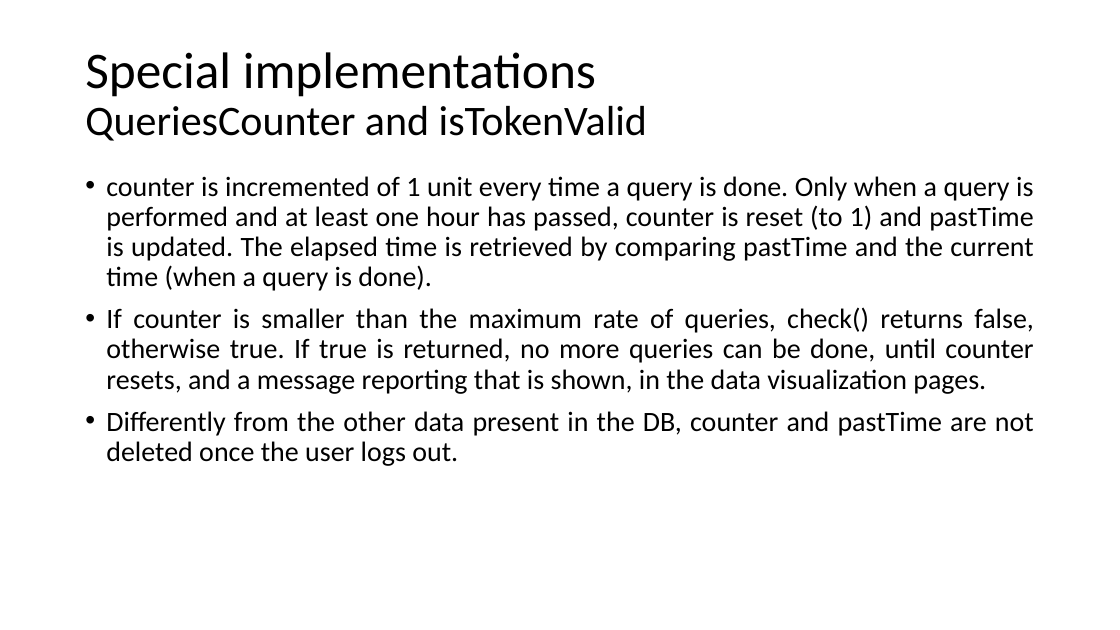
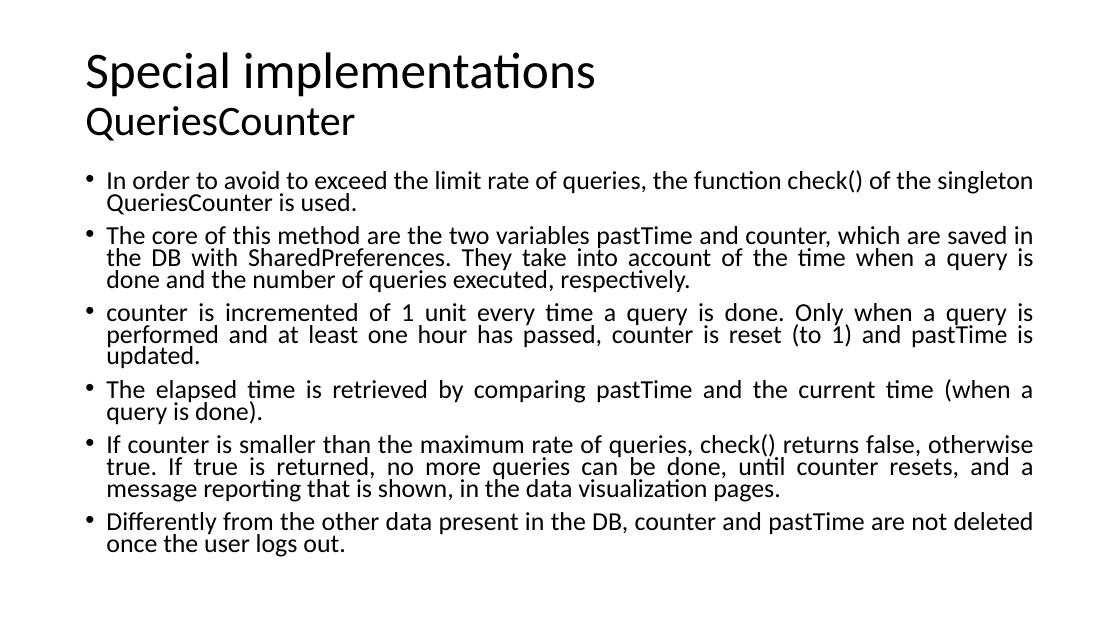
Before and after one commit to marilorena/ProgettoAppBWT, a slide deck: slide 14 of project_presentation.pptx. Drawn at 1120x630 pixels with LibreOffice and Linux fonts; fonts in the diff are those of the drawing. Boxes give left, top, right and bottom in pixels: in the first picture for what was removed or moved away, otherwise in the second. Text is boxed around its words. In the diff, an @@ line names an element or a change of style, - is before the commit and + after.

```diff
--- a/project_presentation.pptx
+++ b/project_presentation.pptx
@@ title at (85, 52, 596, 141): text changed; size 36 to 44 pt @@
-Special implementations
-QueriesCounter and isTokenValid
+Special implementations
+QueriesCounter
@@ text at (106, 170, 1034, 425): text changed; size 24 to 22.2 pt @@
-• counter is incremented of 1 unit every time a query is done. Only when a query is performed and at least one hour has passed, counter is reset (to 1) and pastTime is updated. The elapsed time is retrieved by comparing pastTime and the current time (when a query is done).
+• In order to avoid to exceed the limit rate of queries, the function check() of the singleton QueriesCounter is used.
+• The core of this method are the two variables pastTime and counter, which are saved in the DB with SharedPreferences. They take into account of the time when a query is done and the number of queries executed, respectively.
+• counter is incremented of 1 unit every time a query is done. Only when a query is performed and at least one hour has passed, counter is reset (to 1) and pastTime is updated.
+• The elapsed time is retrieved by comparing pastTime and the current time (when a query is done).
@@ text at (106, 434, 1034, 557): size 24 to 22.2 pt in "If counter is smaller than the maximum ...", "Differently from the other data present in ..."; line spacing 0.9 to 0.7 @@
```
Also in this commit, not shown: 3 other slides changed.
